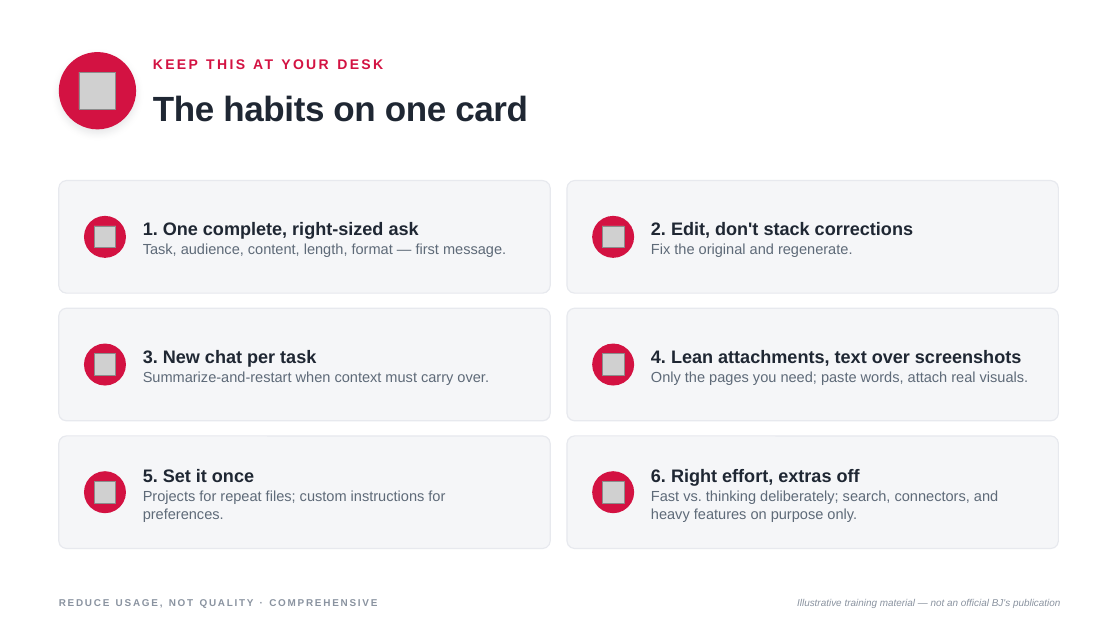
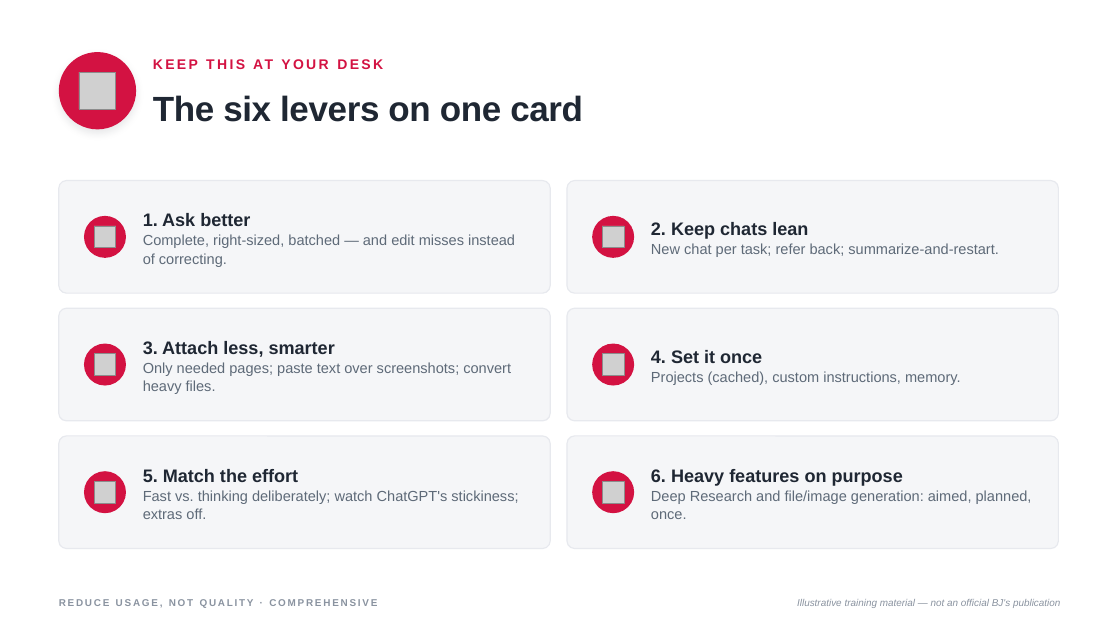
Before and after one commit to machinegenai/pe, a slide deck: slide 24 of Reduce Usage Not Quality Comprehensive.pptx (slide 23 before the commit). Drawn at 1120x630 pixels with LibreOffice and Linux fonts; fonts in the diff are those of the drawing; grey boxes stand for pictures. Boxes give left, top, right and bottom in pixels: in the first picture for what was removed or moved away, otherwise in the second. Text is boxed around its words. In the diff, an @@ line names an element or a change of style, - is before the commit and + after.

```diff
--- a/Reduce Usage Not Quality Comprehensive.pptx
+++ b/Reduce Usage Not Quality Comprehensive.pptx
@@ text at (153,95,583,122): text changed @@
-The habits on one card
+The six levers on one card
@@ text at (143,213,515,267): text changed @@
-1. One complete, right-sized ask
-Task, audience, content, length, format — first message.
+1. Ask better
+Complete, right-sized, batched — and edit misses instead of correcting.
@@ text at (651,222,999,257): text changed; size 15.5 to 12.5 pt; text colour #1F2733 to #5E6A78; bold off @@
-2. Edit, don't stack corrections
-Fix the original and regenerate.
+2. Keep chats lean
+New chat per task; refer back; summarize-and-restart.
@@ text at (143,341,511,394): text changed @@
-3. New chat per task
-Summarize-and-restart when context must carry over.
+3. Attach less, smarter
+Only needed pages; paste text over screenshots; convert heavy files.
@@ text at (651,350,961,385): text changed @@
-4. Lean attachments, text over screenshots
-Only the pages you need; paste words, attach real visuals.
+4. Set it once
+Projects (cached), custom instructions, memory.
@@ text at (143,469,518,519): text changed @@
-5. Set it once
-Projects for repeat files; custom instructions for preferences.
+5. Match the effort
+Fast vs. thinking deliberately; watch ChatGPT's stickiness; extras off.
@@ text at (651,469,1032,519): text changed @@
-6. Right effort, extras off
-Fast vs. thinking deliberately; search, connectors, and heavy features on purpose only.
+6. Heavy features on purpose
+Deep Research and file/image generation: aimed, planned, once.
```
Also in this commit, not shown: 26 other slides changed, 1 slide added.
